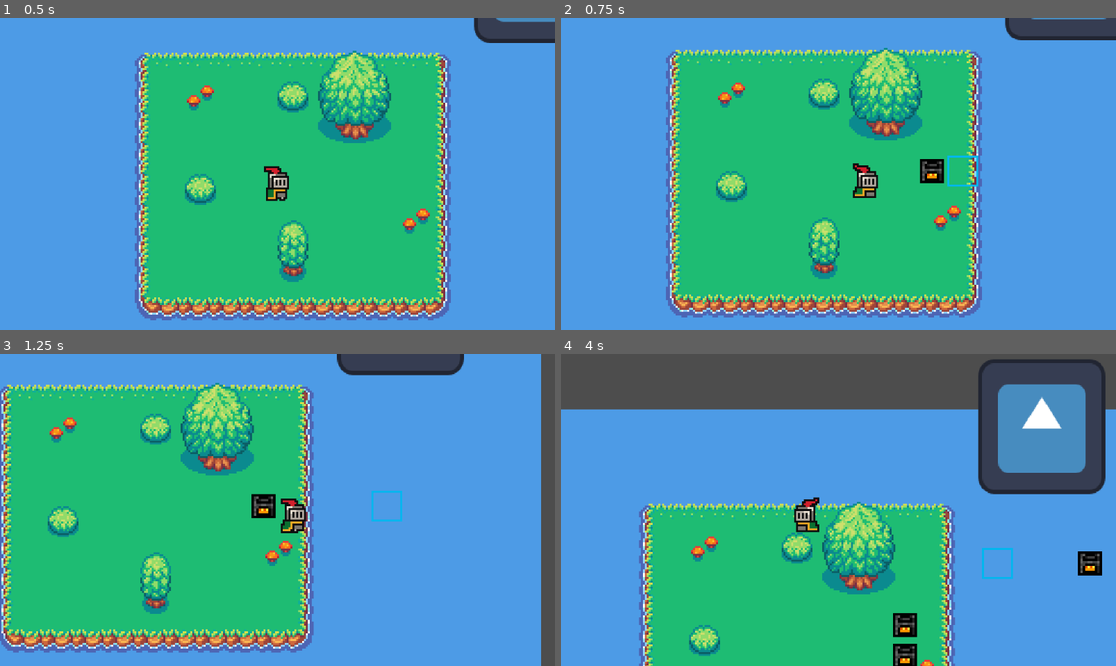
Above: before the commit, frames 1-4 (two rows, left to right).
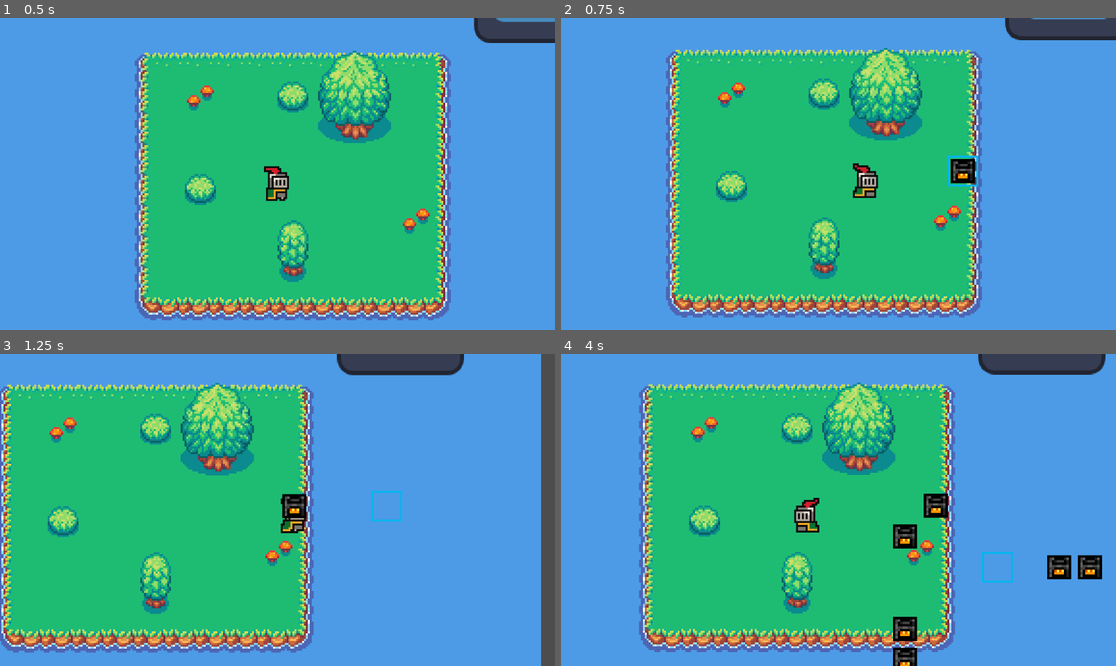
Above: after the commit, the same moments.

Repository: AlexAb123/May-Term
Game: Godot game, scene res://Scenes/Main.tscn
Two runs of this game, one before a commit and one after it. Both use one fixed random seed, a clock stepped at 60 frames per second and the inputs below. The engine's default icon, where the game draws it, is replaced by a stand-in: a white triangle on a blue panel in a dark square.
Inputs (mouse positions are in pixels of both pictures, inside the frame that each line leads up to):
- Up to frame 1 (0.5 s): no input
- Up to frame 2 (0.75 s): move the mouse to (960, 158) at 0.52 s; hold D (move_right) from 0.53 s (still down); tap X (x) at 0.6 s; click (960, 158) at 0.67 s
- Up to frame 3 (1.25 s): keep holding D (move_right)
- Up to frame 4 (4 s): move the mouse to (827, 506) at 1.27 s; release D (move_right) at 1.28 s; hold S (move_down) 1.28-2.03 s; tap X (x) at 1.35, 2.3, 2.85, 3.6 s; click (827, 506) at 1.42 s; move the mouse to (810, 460) at 2.02 s; hold D (move_right) 2.03-2.78 s; tap Z (z) at 2.1 s; click (810, 460) at 2.17 s; move the mouse to (810, 572) at 2.77 s; hold W (move_up) 2.78-3.53 s; click (810, 572) at 2.92 s; move the mouse to (1005, 556) at 3.52 s; hold A (move_left) from 3.53 s (still down); click (1005, 556) at 3.67 s

Frame 1 is identical in both runs. In frame 2, 0.7% of the frame differs, in the area x 64-75%, y 45-54%; in frame 3, 0.7%; in frame 4, 54%, in the area x 0-100%, y 0-100%.

Commit message:
Drag placing - must fix the placing onsame square for this to work porperly

Diff:
--- a/Scripts/Player Scripts/Player.gd
+++ b/Scripts/Player Scripts/Player.gd
@@ -44,6 +44,13 @@
 	if Input.is_action_just_pressed("x"):
 		select_item(Database.item_database["Furnace"])
 
+	if left_click_down:
+		if selected_item is PlaceableItem:
+			var building: Building = selected_item.buildingScene.instantiate()
+			building.global_position.x = snapped(get_global_mouse_position().x, 16)
+			building.global_position.y = snapped(get_global_mouse_position().y, 16)
+			get_owner().add_child(building)
+
 func select_item(new_item: Item):
 	selected_item = new_item
 	if new_item:
@@ -69,11 +76,7 @@
 
 func _on_left_click_pressed():
 	left_click_down = true
-	if selected_item is PlaceableItem:
-		var building: Building = selected_item.buildingScene.instantiate()
-		building.global_position.x = snapped(get_global_mouse_position().x, 16)
-		building.global_position.y = snapped(get_global_mouse_position().y, 16)
-		get_owner().add_child(building)
+
 
 func _on_left_click_released():
 	left_click_down = false
